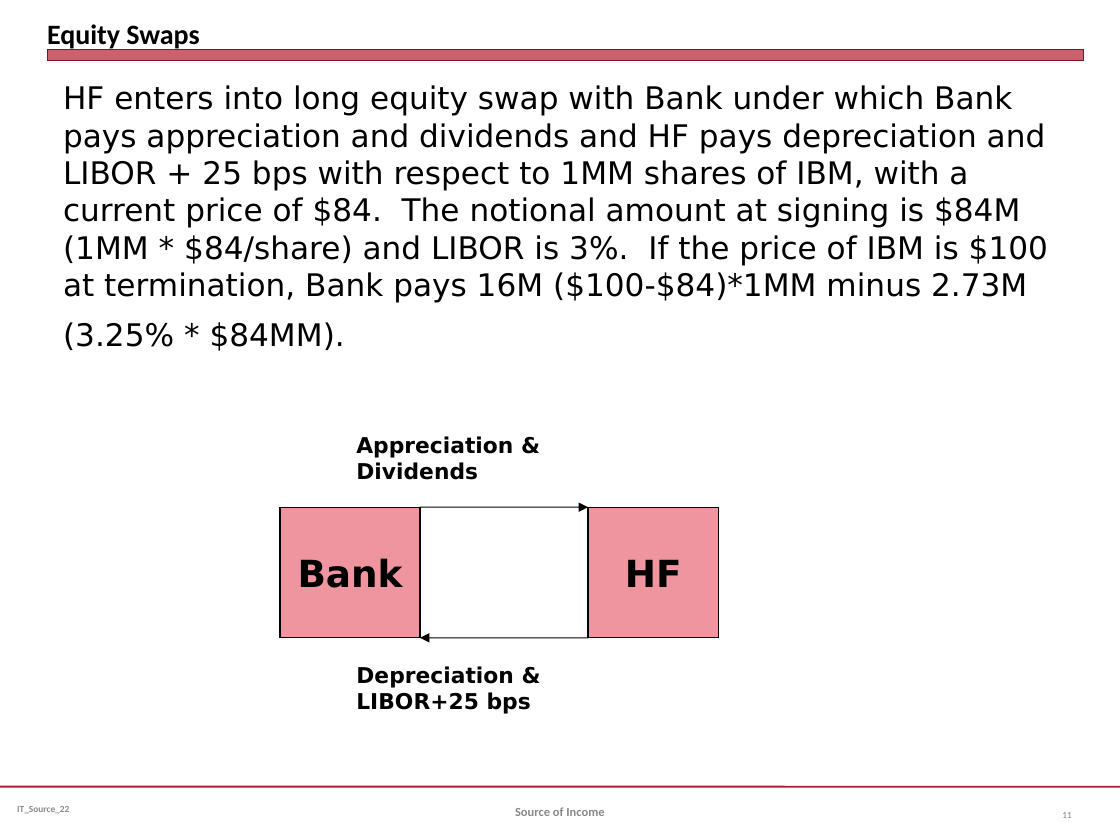
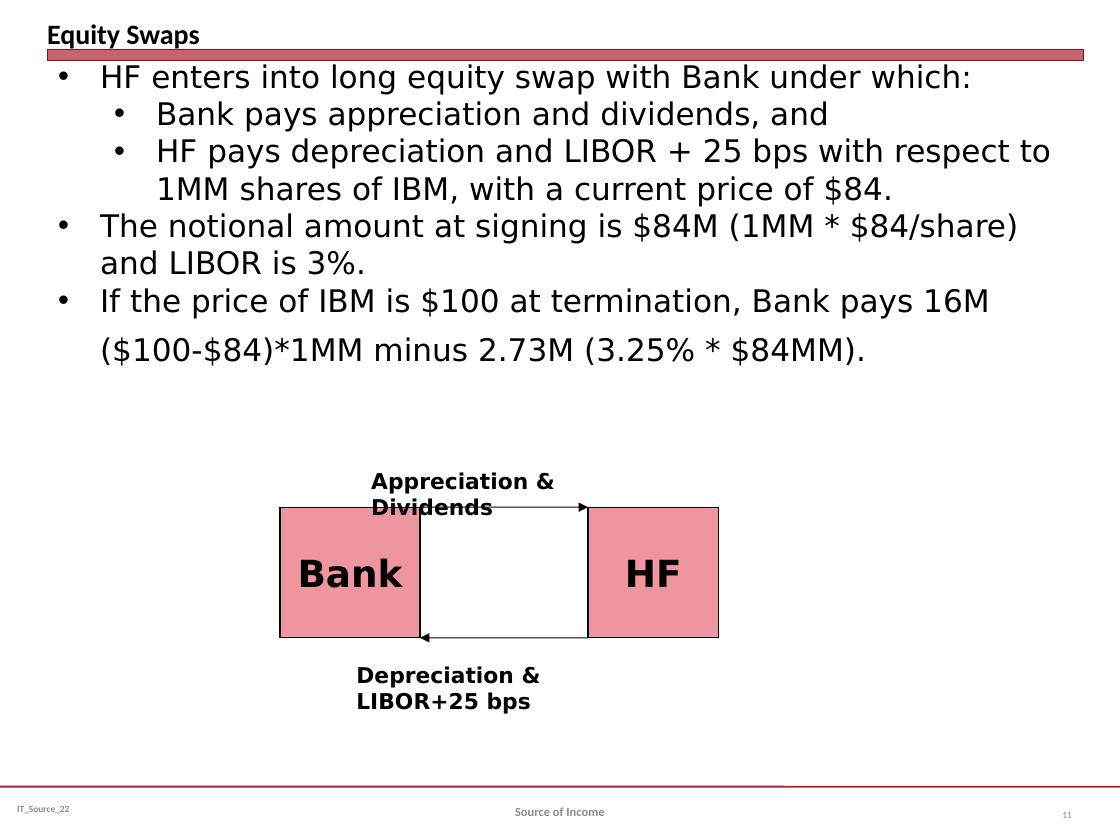
Before and after one commit to jmc877/International-Tax, a slide deck: slide 11 of slides/IT_Source_IntDiv_22.pptx. Drawn at 1120x840 pixels with LibreOffice and Linux fonts; fonts in the diff are those of the drawing. Boxes give left, top, right and bottom in pixels: in the first picture for what was removed or moved away, otherwise in the second. Text is boxed around its words. In the diff, an @@ line names an element or a change of style, - is before the commit and + after.

```diff
--- a/slides/IT_Source_IntDiv_22.pptx
+++ b/slides/IT_Source_IntDiv_22.pptx
@@ text at (x1=100, y1=64, x2=1051, y2=366): text changed @@
-HF enters into long equity swap with Bank under which Bank pays appreciation and dividends and HF pays depreciation and LIBOR + 25 bps with respect to 1MM shares of IBM, with a current price of $84. The notional amount at signing is $84M (1MM * $84/share) and LIBOR is 3%. If the price of IBM is $100 at termination, Bank pays 16M ($100-$84)*1MM minus 2.73M (3.25% * $84MM).
+• HF enters into long equity swap with Bank under which:
+  • Bank pays appreciation and dividends, and
+  • HF pays depreciation and LIBOR + 25 bps with respect to 1MM shares of IBM, with a current price of $84.
+• The notional amount at signing is $84M (1MM * $84/share) and LIBOR is 3%.
+• If the price of IBM is $100 at termination, Bank pays 16M ($100-$84)*1MM minus 2.73M (3.25% * $84MM).
@@ text "Appreciation & Dividends" rewrapped from (x1=356, y1=436, x2=513, y2=480) to (x1=371, y1=472, x2=528, y2=521) @@
```
Also in this commit, not shown: 6 other slides changed, 3 other files.
